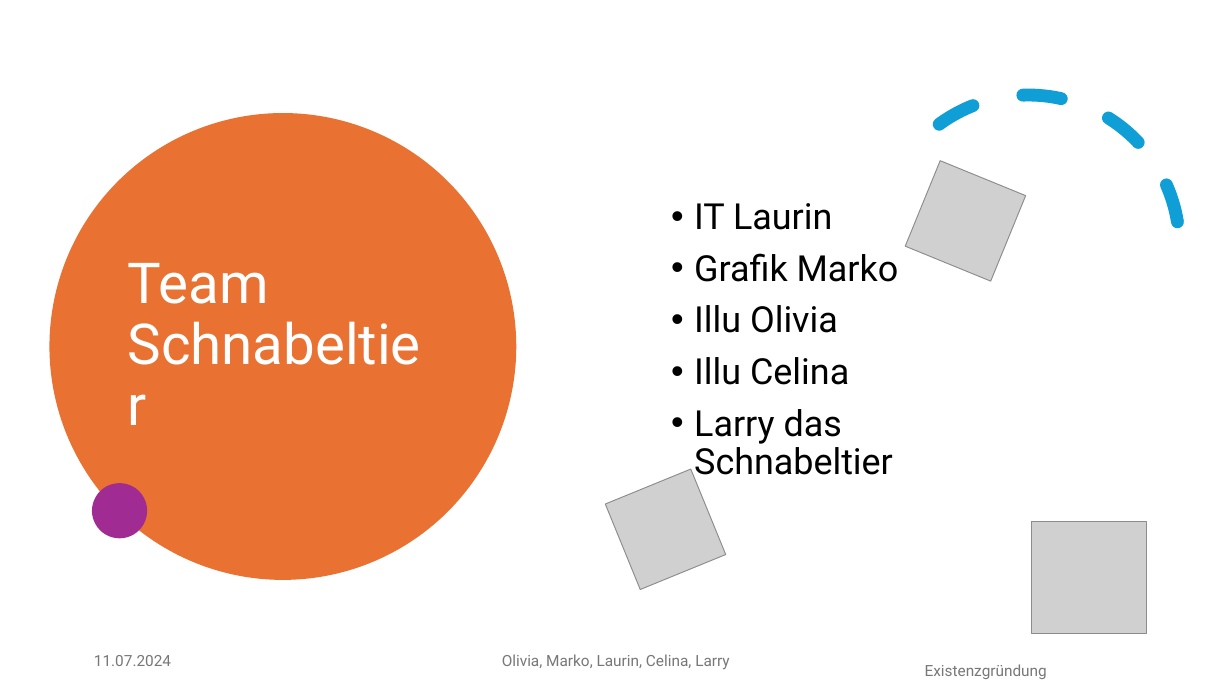
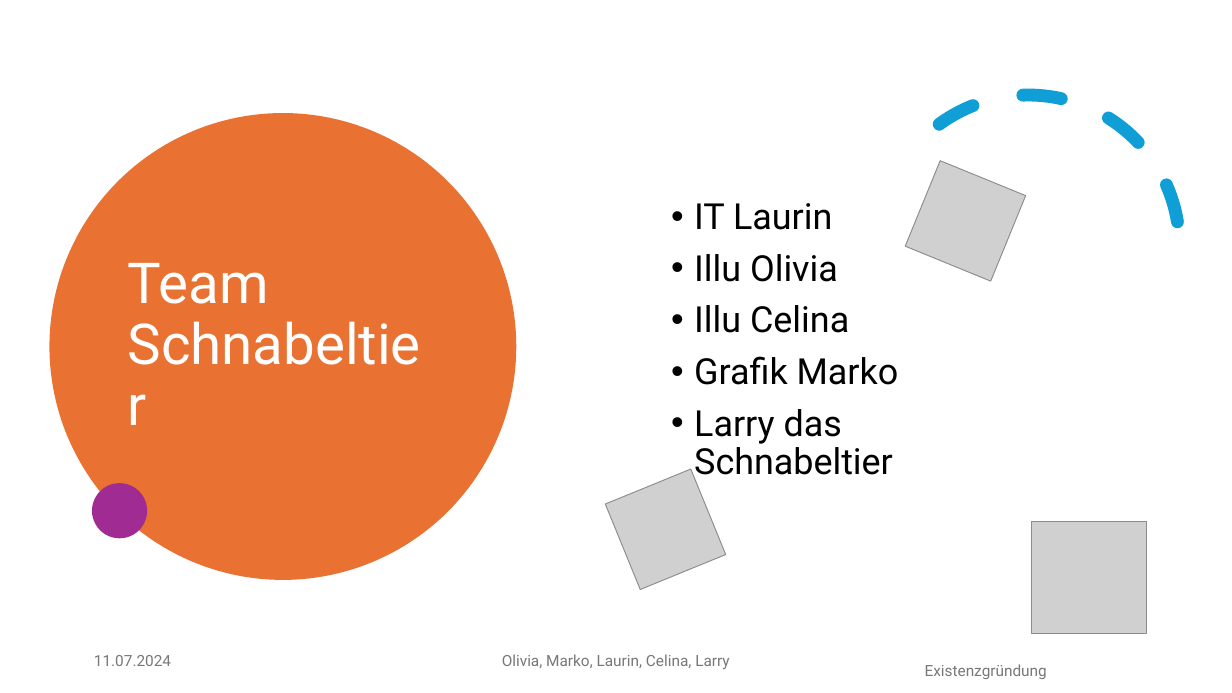
Before and after one commit to Guzel2/semester-6, a slide deck: slide 10 of existenzgruendung/Schnabelpoint.pptx. Drawn at 1232x693 pixels with LibreOffice and Linux fonts; fonts in the diff are those of the drawing; grey boxes stand for pictures; background and template pictures are left out. Boxes give left, top, right and bottom in pixels: in the first picture for what was removed or moved away, otherwise in the second. Text is boxed around its words. In the diff, an @@ line names an element or a change of style, - is before the commit and + after.

```diff
--- a/existenzgruendung/Schnabelpoint.pptx
+++ b/existenzgruendung/Schnabelpoint.pptx
@@ text at [694,253,899,282]: paragraph removed @@
-• Grafik Marko
@@ text at [694,356,899,385]: paragraph added @@
+• Grafik Marko
```
Also in this commit, not shown: 4 other slides changed, 1 slide added, 4 other files.
